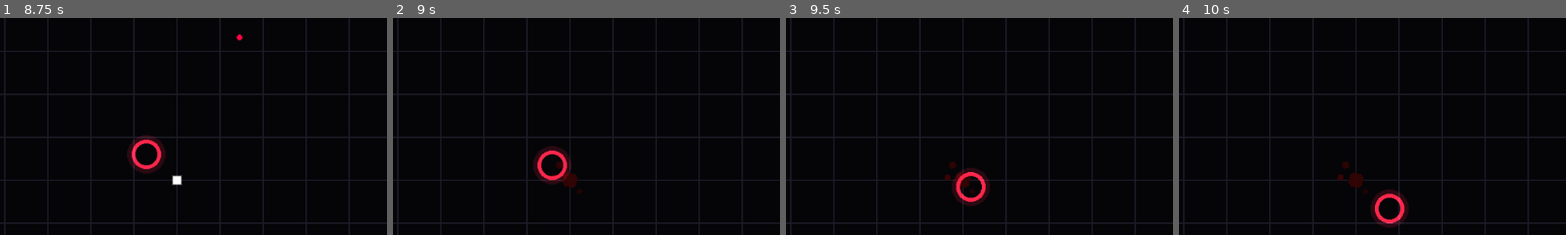
Above: before the commit, frames 1-4 (left to right).
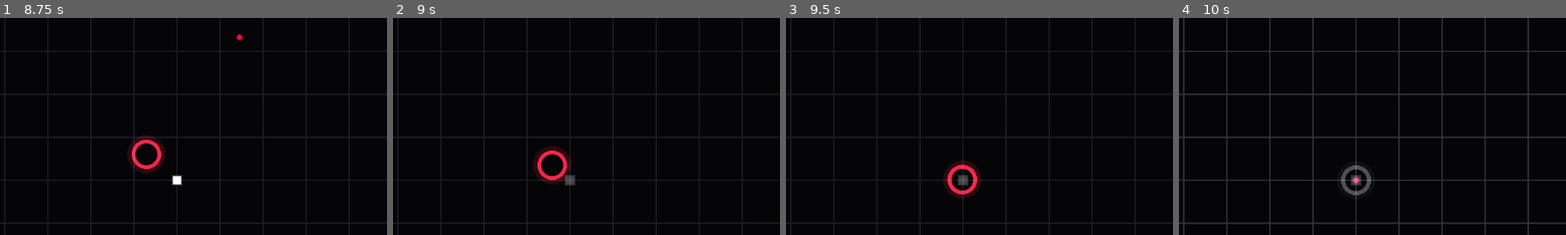
Above: after the commit, the same moments.

Repository: AnonymousXavier/ink-void
Game: Godot game, scene res://Scenes/world.tscn
Two runs of this game, one before a commit and one after it. Both use one fixed random seed, a clock stepped at 60 frames per second and the inputs below.
Inputs (mouse positions are % of the whole screen's width and height, from its top left):
- Up to frame 1 (8.75 s): tap Enter at 0.5 s; move the mouse to (72, 45) at 0.52 s; hold Right (right) 0.53-1.28 s; tap Space (parry) at 0.6, 1.55, 2, 2.1, 3.05, 3.6, 4.55, 5.1, 6.05, 6.6, 7.55, 8.1 s; click (72, 45) at 0.67 s; tap Shift (dash, bound only after the commit) at 0.8, 1.35, 2.3, 2.85, 3.8, 4.35, 5.3, 5.85, 6.8, 7.35, 8.3 s; move the mouse to (30, 55) at 1.27 s; hold Down (down) 1.28-2.03 s; click (30, 55) at 1.42 s; move the mouse to (60, 28) at 2.02 s; hold Right (right) 2.03-2.78 s; click (60, 28) at 2.17 s; move the mouse to (45, 70) at 2.77 s; hold Up (up) 2.78-3.53 s; click (45, 70) at 2.92 s; move the mouse to (80, 65) at 3.52 s; hold Left (left) 3.53-5.03 s; click (80, 65) at 3.67 s; move the mouse to (20, 35) at 4.27 s; click (20, 35) at 4.42 s; move the mouse to (55, 50) at 5.02 s; hold Down (down) 5.03-5.78 s; click (55, 50) at 5.17 s; move the mouse to (35, 25) at 5.77 s; hold Right (right) 5.78-6.53 s; click (35, 25) at 5.92 s; move the mouse to (72, 45) at 6.52 s; hold Up (up) 6.53-7.28 s; click (72, 45) at 6.67 s; move the mouse to (30, 55) at 7.27 s; hold Right (right) 7.28-8.03 s; click (30, 55) at 7.42 s; move the mouse to (60, 28) at 8.02 s; hold Down (down) from 8.03 s (still down); click (60, 28) at 8.17 s
- Up to frame 2 (9 s): move the mouse to (45, 70) at 8.77 s; release Down (down) at 8.78 s; hold Left (left) from 8.78 s (still down); tap Shift (dash, bound only after the commit) at 8.85 s; click (45, 70) at 8.92 s
- Up to frame 3 (9.5 s): keep holding Left (left); tap Space (parry) at 9.05 s
- Up to frame 4 (10 s): move the mouse to (80, 65) at 9.52 s; release Left (left) at 9.53 s; hold Up (up) from 9.53 s (still down); tap Space (parry) at 9.6 s; click (80, 65) at 9.67 s; tap Shift (dash, bound only after the commit) at 9.8 s
The pictures show only the part of the screen within x 27-77%, y 13-63%; the shares and areas given below are measured in that part.

Frame 1 is identical in both runs. In frame 2, 0.3% of the frame differs, in the area x 41-49%, y 66-82%; in frame 3, 1.5%; in frame 4, 1.6%, in the area x 40-60%, y 66-97%.
Error before the commit: Out of bounds get index '501' (on base: 'Dictionary[int, TransformData]') (res://Systems/cameraSystem.gd:25)

Commit message:
Dash Initiated

Diff:
--- a/AutoLoads/Enums.gd
+++ b/AutoLoads/Enums.gd
@@ -1,6 +1,6 @@
 extends Node
 
-enum EVENT_TYPES {MOVEMENT, DAMAGE_ATTEMPT, DAMAGE_CONFIRMED, SHOOT_TARGET, ENTITY_KILLED, TARGET_REACHED, MOUSE_CLICK, MOUSE_MOTION, SCREEN_SHAKE}
+enum EVENT_TYPES {MOVEMENT, DAMAGE_ATTEMPT, DAMAGE_CONFIRMED, SHOOT_TARGET, ENTITY_KILLED, TARGET_REACHED, MOUSE_CLICK, MOUSE_MOTION, SCREEN_SHAKE, GAME_OVER}
 enum SHAPE_TYPES {CIRCLE, DIAMOND, SQUARE, RECTANGLE}
 
 enum LEVELS {LOW=1, MEDIUM=2, HIGH=3}
--- a/AutoLoads/SceneInstances.gd
+++ b/AutoLoads/SceneInstances.gd
@@ -6,5 +6,6 @@
 var events_manager: EventsManager
 var rendering_system: RenderingSystem
 var splatter_canvas: SplatterCanvas
+var wave_system: WaveSystem
 
 var time_scale: float = 1.0
--- /dev/null
+++ b/Resources/DashData.gd
@@ -0,0 +1,12 @@
+extends Resource
+class_name DashData
+
+var is_dashing: bool = false
+var dash_duration: float = 0.15
+var dash_time_left: float = 0.0
+
+var cooldown: float = 3.0
+var cooldown_time_left: float = 0.0
+
+var dash_speed: float = 1800.0
+var dash_direction: Vector2 = Vector2.ZERO
--- a/Resources/PlayerInputData.gd
+++ b/Resources/PlayerInputData.gd
@@ -5,3 +5,4 @@
 @export var parry_pressed: bool = false
 @export var aim_position: Vector2 = Vector2.ZERO
 @export var fire_pressed: bool = false
+@export var dash_pressed: bool = false
--- a/Resources/RenderData.gd
+++ b/Resources/RenderData.gd
@@ -2,5 +2,6 @@
 class_name RenderingData
 
 @export var texture: Texture2D
+@export var modulate: Color = Color.WHITE
 @export var frozen_texture: Texture2D
 @export var rendering_scale: Vector2 = Vector2.ONE
--- /dev/null
+++ b/Resources/ShockwaveData.gd
@@ -0,0 +1,7 @@
+extends Resource
+class_name ShockWaveData
+
+
+@export var radius: float = 0.0
+@export var max_radius = 2000.0
+@export var speed = 1500.0
--- a/Scenes/world.tscn
+++ b/Scenes/world.tscn
@@ -25,6 +25,8 @@
 [ext_resource type="PackedScene" uid="uid://b4xgsftrx1h8o" path="res://Systems/homing_system.tscn" id="21_yq1aw"]
 [ext_resource type="PackedScene" uid="uid://rljh4s2ck0x2" path="res://Systems/parry_system.tscn" id="22_pyn1s"]
 [ext_resource type="PackedScene" uid="uid://d4kqveox4ovyr" path="res://Systems/camera_shake.tscn" id="24_xbk3s"]
+[ext_resource type="PackedScene" uid="uid://bycgoalg77hlp" path="res://Systems/shockwave_system.tscn" id="26_hmc15"]
+[ext_resource type="PackedScene" uid="uid://b8jm22ncqfjk6" path="res://Systems/wave_system.tscn" id="27_dt0r1"]
 
 [node name="World" type="Node2D" unique_id=626846320]
 script = ExtResource("1_a02cp")
@@ -80,3 +82,7 @@
 [node name="ParrySystem" parent="." unique_id=1664932608 instance=ExtResource("22_pyn1s")]
 
 [node name="CameraShakeSystem" parent="." unique_id=1927096119 instance=ExtResource("24_xbk3s")]
+
+[node name="ShockwaveSystem" parent="." unique_id=2077640000 instance=ExtResource("26_hmc15")]
+
+[node name="WaveSystem" parent="." unique_id=593217246 instance=ExtResource("27_dt0r1")]
--- /dev/null
+++ b/Systems/dash_system.gd
@@ -0,0 +1,50 @@
+extends Node
+class_name DashSystem
+
+func update(delta: float) -> void:
+	var entity_manager = SceneInstances.entity_manager
+	var player_id = entity_manager.player_id
+
+	if player_id == -1: return
+
+	var dash = entity_manager.dash_components.get(player_id)
+	var input = entity_manager.player_input_data
+	var velocity = entity_manager.velocity_components.get(player_id)
+	var parry = entity_manager.parry_components.get(player_id)
+
+	if not dash or not input or not velocity or not parry: return
+
+	# Process the Cooldown
+	if dash.cooldown_time_left > 0:
+		dash.cooldown_time_left -= delta
+
+	# Process an Active Dash
+	if dash.is_dashing:
+		dash.dash_time_left -= delta
+		if dash.dash_time_left <= 0:
+			# Dash finished! Return to normal physics
+			dash.is_dashing = false
+			velocity.speed = 400.0
+		else:
+			# Lock the speed and direction while dashing
+			velocity.speed = dash.dash_speed
+			velocity.direction = dash.dash_direction
+		return # Skip the trigger check below
+
+	# Start Dash
+	if input.dash_pressed and dash.cooldown_time_left <= 0 and parry.current_state != ParryData.State.FROZEN_AIMING:
+		dash.is_dashing = true
+		dash.dash_time_left = dash.dash_duration
+		dash.cooldown_time_left = dash.cooldown
+
+		# Lock in the current movement direction. If standing still, dash towards the mouse!
+		if input.direction != Vector2.ZERO:
+			dash.dash_direction = input.direction.normalized()
+		else:
+			var player_pos = entity_manager.transform_components[player_id].position
+			dash.dash_direction = player_pos.direction_to(input.aim_position)
+
+		velocity.speed = dash.dash_speed
+		velocity.direction = dash.dash_direction
+
+		SceneInstances.events_manager.add_event({"type": Enums.EVENT_TYPES.SCREEN_SHAKE, "amount": 0.4})
--- /dev/null
+++ b/Systems/dash_system.tscn
@@ -0,0 +1,6 @@
+[gd_scene format=3 uid="uid://cdvtb1ybevw4u"]
+
+[ext_resource type="Script" uid="uid://bdjs7i11ftmdf" path="res://Systems/dash_system.gd" id="1_knu5b"]
+
+[node name="DashSystem" type="Node" unique_id=1688808366]
+script = ExtResource("1_knu5b")
--- a/Systems/death_system.gd
+++ b/Systems/death_system.gd
@@ -14,7 +14,6 @@
 			# Fetch the position BEFORE it gets deleted
 			var transform_data = SceneInstances.entity_manager.transform_components.get(id)
 			if transform_data and SceneInstances.splatter_canvas:
-				print("Stamt")
 				SceneInstances.splatter_canvas.stamp(transform_data.position)
 
 func delete_entities():
--- a/Systems/enemy_manager.gd
+++ b/Systems/enemy_manager.gd
@@ -9,6 +9,9 @@
 
 func update() -> void:
 	if not Cache.is_ready:
+		return
+
+	if not SceneInstances.wave_system.is_wave_active:
 		return
 
 	enemies_currently_alive = len(SceneInstances.entity_manager.is_an_enemy)
--- a/Systems/entity_manager.gd
+++ b/Systems/entity_manager.gd
@@ -20,6 +20,8 @@
 var parry_components: Dictionary[int, ParryData] = {}
 var stalker_components: Dictionary[int, StalkerData] = {}
 var flash_components: Dictionary[int, FlashData] = {}
+var shockwave_components: Dictionary [int, ShockWaveData] = {}
+var dash_components: Dictionary[int, DashData] = {}
 
 # Tags
 var is_an_enemy: Dictionary[int, bool] = {}
--- a/Systems/health_system.gd
+++ b/Systems/health_system.gd
@@ -5,7 +5,10 @@
 	for event in SceneInstances.events_manager.events:
 		if event["type"] == Enums.EVENT_TYPES.DAMAGE_CONFIRMED:
 			if apply_damage(event["id"], event["amount"]) <= 0:
-				SceneInstances.events_manager.add_event({"type": Enums.EVENT_TYPES.ENTITY_KILLED, "id": event["id"]})
+				if event["id"] == SceneInstances.entity_manager.player_id:
+					SceneInstances.events_manager.add_event({"type": Enums.EVENT_TYPES.GAME_OVER, "id": event["id"]})
+				else:
+					SceneInstances.events_manager.add_event({"type": Enums.EVENT_TYPES.ENTITY_KILLED, "id": event["id"]})
 
 func apply_damage(entity_id: int, amount: float):
 	if not SceneInstances.entity_manager.health_components.has(entity_id):
--- a/Systems/impact_system.gd
+++ b/Systems/impact_system.gd
@@ -22,6 +22,12 @@
 
 		# BULLET TARGETS PLAYER
 		if alignment.alignment == Enums.ALIGNMENTS.PLAYER:
+			# Dash Invincibility
+			var dash = entity_manager.dash_components.get(player_id)
+			if dash and dash.is_dashing:
+				continue
+
+			# Isnt Dashing
 			if player_transform.position.distance_to(bullet_transform.position) <= Constants.PARRY_RADIUS:
 
 				if player_parry.current_state == ParryData.State.PARRYING:
--- a/Systems/input_system.gd
+++ b/Systems/input_system.gd
@@ -14,8 +14,8 @@
 		# Keyboard
 		input_data.direction = Input.get_vector("left", "right", "up", "down")
 		input_data.parry_pressed = Input.is_action_just_pressed("parry")
+		input_data.dash_pressed = Input.is_action_just_pressed("dash")
 
-		# --- THE REVERSE TRANSLATION ---
 		var screen_mouse_pos = get_viewport().get_mouse_position()
 		var screen_center = get_viewport().get_visible_rect().size / 2.0
 		var camera_pos = SceneInstances.camera.position
--- a/Systems/player_controller_system.gd
+++ b/Systems/player_controller_system.gd
@@ -10,10 +10,22 @@
 	var input = entity_manager.player_input_data
 	var velocity = entity_manager.velocity_components.get(player_id)
 	var parry = entity_manager.parry_components.get(player_id)
+	var health = entity_manager.health_components.get(player_id)
 
 	if not input or not velocity or not parry: return
 
-	# 1. MOVEMENT STATES
+	# THE DEATH OVERRIDE
+	if health and health.health <= 0:
+		velocity.direction = Vector2.ZERO # Stop sliding
+
+		# Change texture to a dead/shattered version (if you have one)
+		var render: RenderingData = entity_manager.render_components.get(player_id)
+		if render:
+			render.modulate = Color(0.2, 0.2, 0.2, 0.5) # Ghostly dark gray
+
+		return # Completely lock out all player input and actions!
+
+	# MOVEMENT STATES
 	if parry.current_state == ParryData.State.READY:
 		velocity.direction = input.direction
 
@@ -23,7 +35,7 @@
 	elif parry.current_state == ParryData.State.RECOVERING:
 		velocity.direction = Vector2.ZERO # Locked!
 
-	# 2. TIME FREEZE & RELEASE STATE
+	# TIME FREEZE & RELEASE STATE
 	elif parry.current_state == ParryData.State.FROZEN_AIMING:
 		velocity.direction = Vector2.ZERO # Lock movement
 
@@ -50,3 +62,12 @@
 				parry.hijacked_bullet_id = -1
 
 				SceneInstances.events_manager.add_event({"type": Enums.EVENT_TYPES.SCREEN_SHAKE, "amount": 0.8})
+
+		var dash = entity_manager.dash_components.get(player_id)
+
+		# Dash
+		if not dash or not dash.is_dashing:
+			if input.direction != Vector2.ZERO:
+				velocity.direction = input.direction.normalized()
+			else:
+				velocity.direction = Vector2.ZERO
--- a/Systems/rendering_system.gd
+++ b/Systems/rendering_system.gd
@@ -23,8 +23,6 @@
 	var player_id = SceneInstances.entity_manager.player_id
 	var hijacked_id = -1
 
-	var core_color = Color.WHITE
-
 	if is_frozen and player_id != -1:
 		var parry = SceneInstances.entity_manager.parry_components.get(player_id)
 		if parry:
@@ -45,7 +43,7 @@
 		var render_data = SceneInstances.entity_manager.render_components[entity_id]
 		var transform_data = SceneInstances.entity_manager.transform_components[entity_id]
 
-		# --- THE TEXTURE SWAP ---
+		var core_color = render_data.modulate
 		var active_texture = render_data.texture
 
 		# If time is frozen, and this ISN'T the player, and this ISN'T the hijacked bullet...
@@ -64,7 +62,7 @@
 		draw_texture(active_texture, offset, Color(1.0, 1.0, 1.0, 0.15))
 
 		# Flash
-		# If the entity is currently screaming in pain, overdrive the glow!
+		# If the entity is currently screaming in pain, overdrive the glow
 		if SceneInstances.entity_manager.flash_components.has(entity_id):
 			core_color = Color(8.0, 8.0, 8.0, 1.0) # Overblown pure white
 
--- /dev/null
+++ b/Systems/shockwave_system.gd
@@ -0,0 +1,33 @@
+extends Node
+class_name ShockwaveSystem
+
+func update(delta: float) -> void:
+	var entity_manager = SceneInstances.entity_manager
+	var dead_shockwaves: Array = []
+
+	for wave_id in entity_manager.shockwave_components.keys():
+		var wave_data = entity_manager.shockwave_components[wave_id]
+		var wave_transform = entity_manager.transform_components[wave_id]
+
+		# Expand the circle
+		wave_data.radius += wave_data.speed * delta
+
+		# Vaporize enemies caught in the blast
+		for enemy_id in entity_manager.is_an_enemy.keys():
+			var enemy_transform = entity_manager.transform_components.get(enemy_id)
+			if enemy_transform:
+				var dist = wave_transform.position.distance_to(enemy_transform.position)
+				if dist <= wave_data.radius:
+					# Fire the kill event so the Graveyard stamps their blood!
+					SceneInstances.events_manager.add_event({"type": Enums.EVENT_TYPES.ENTITY_KILLED, "id": enemy_id})
+
+		# If it covers the whole screen, delete it and trigger the UI
+		if wave_data.radius >= wave_data.max_radius:
+			dead_shockwaves.append(wave_id)
+			print("WAVE COMPLETE! SHOW ROGUELIKE UI!")
+			# SceneInstances.ui_manager.show_cards()
+
+	for id in dead_shockwaves:
+		entity_manager.shockwave_components.erase(id)
+		entity_manager.transform_components.erase(id)
+		entity_manager.active_entities.erase(id)
--- /dev/null
+++ b/Systems/shockwave_system.tscn
@@ -0,0 +1,6 @@
+[gd_scene format=3 uid="uid://bycgoalg77hlp"]
+
+[ext_resource type="Script" uid="uid://7566grgcmuvj" path="res://Systems/shockwave_system.gd" id="1_rupjx"]
+
+[node name="ShockwaveSystem" type="Node" unique_id=2077640000]
+script = ExtResource("1_rupjx")
--- /dev/null
+++ b/Systems/wave_system.gd
@@ -0,0 +1,35 @@
+extends Node
+class_name WaveSystem
+
+var wave_duration: float = 60.0
+var time_left: float = wave_duration
+var is_wave_active: bool = true
+var current_wave: int = 1
+
+func _ready() -> void:
+	SceneInstances.wave_system = self
+
+func update(delta: float) -> void:
+	if not is_wave_active: return
+
+	time_left -= delta
+
+	if time_left <= 0.0:
+		is_wave_active = false
+		trigger_shockwave()
+
+func trigger_shockwave() -> void:
+	# Spawn a massive, invisible "Hitbox" entity at the center of the arena
+	# We will give it a unique component so a new system can expand it!
+	var id = SceneInstances.entity_manager.next_entity_id
+	SceneInstances.entity_manager.next_entity_id += 1
+
+	var transform_data = TransformData.new()
+	var wave_data = ShockWaveData.new()
+	transform_data.position = get_viewport().get_visible_rect().size / 2.0 # Center screen
+
+	# We create a temporary dictionary in EntityManager just for this:
+	# var shockwave_components: Dictionary = {}
+	SceneInstances.entity_manager.shockwave_components[id] = wave_data
+	SceneInstances.entity_manager.transform_components[id] = transform_data
+	SceneInstances.entity_manager.active_entities.append(id)
--- /dev/null
+++ b/Systems/wave_system.tscn
@@ -0,0 +1,6 @@
+[gd_scene format=3 uid="uid://b8jm22ncqfjk6"]
+
+[ext_resource type="Script" uid="uid://cqrp47yjq87ld" path="res://Systems/wave_system.gd" id="1_m45pp"]
+
+[node name="WaveSystem" type="Node" unique_id=593217246]
+script = ExtResource("1_m45pp")
--- a/project.godot
+++ b/project.godot
@@ -56,6 +56,11 @@
 "events": [Object(InputEventKey,"resource_local_to_scene":false,"resource_name":"","device":-1,"window_id":0,"alt_press …(191 unchanged characters)…
 ]
 }
+dash={
+"deadzone": 0.2,
+"events": [Object(InputEventKey,"resource_local_to_scene":false,"resource_name":"","device":-1,"window_id":0,"alt_pressed":false,"shift_pressed":false,"ctrl_pressed":false,"meta_pressed":false,"pressed":false,"keycode":0,"physical_keycode":4194325,"key_label":0,"unicode":0,"location":0,"echo":false,"script":null)
+]
+}
 
 [physics]
 
Not shown, added: Resources/DashData.gd.uid
Not shown, added: Resources/ShockwaveData.gd.uid
Not shown, added: Systems/dash_system.gd.uid
Not shown, added: Systems/shockwave_system.gd.uid
Not shown, added: Systems/wave_system.gd.uid
